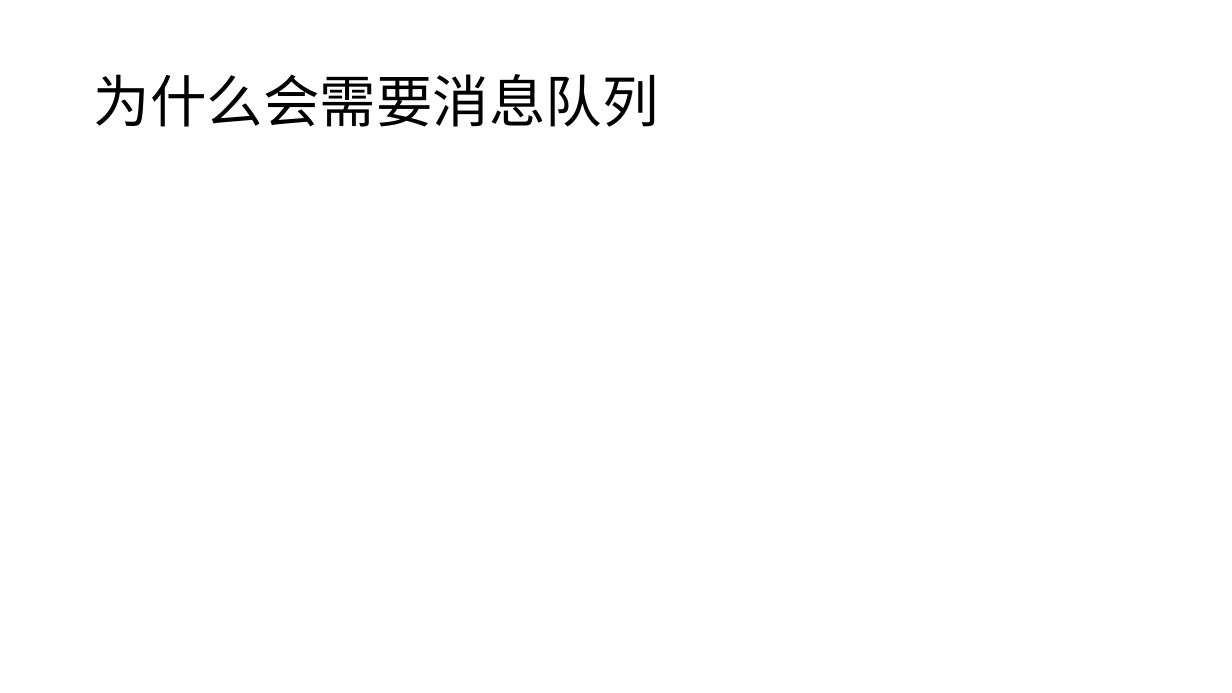
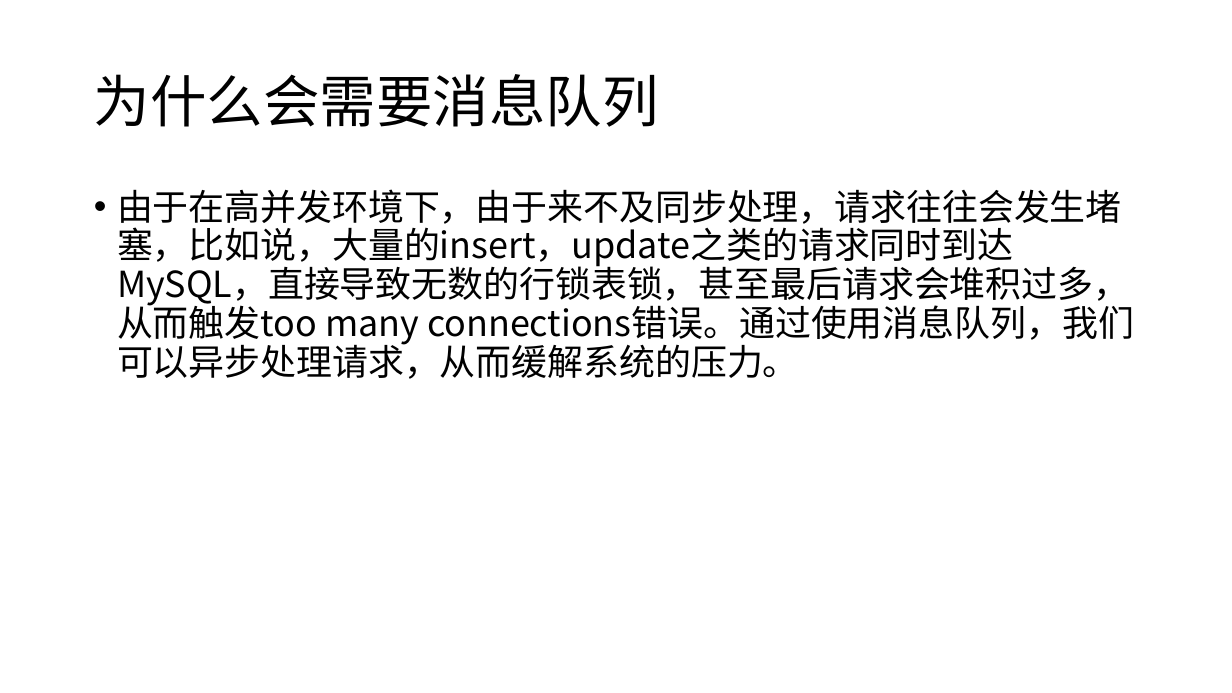
Before and after one commit to Lizhongxi/CPC, a slide deck: slide 3 of 消息队列/消息队列.pptx. Drawn at 1232x693 pixels with LibreOffice and Linux fonts; fonts in the diff are those of the drawing. Boxes give left, top, right and bottom in pixels: in the first picture for what was removed or moved away, otherwise in the second. Text is boxed around its words. In the diff, an @@ line names an element or a change of style, - is before the commit and + after.

```diff
--- a/消息队列/消息队列.pptx
+++ b/消息队列/消息队列.pptx
@@ text added at (x1=117, y1=189, x2=1134, y2=379), 28 pt, text #000000 @@
+• 由于在高并发环境下，由于来不及同步处理，请求往往会发生堵塞，比如说，大量的insert，update之类的请求同时到达MySQL，直接导致无数的行锁表锁，甚至最后请求会堆积过多，从而触发too many connections错误。通过使用消息队列，我们可以异步处理请求，从而缓解系统的压力。
```
Also in this commit, not shown: 1 other slide changed, 1 slide added, 2 other files.
